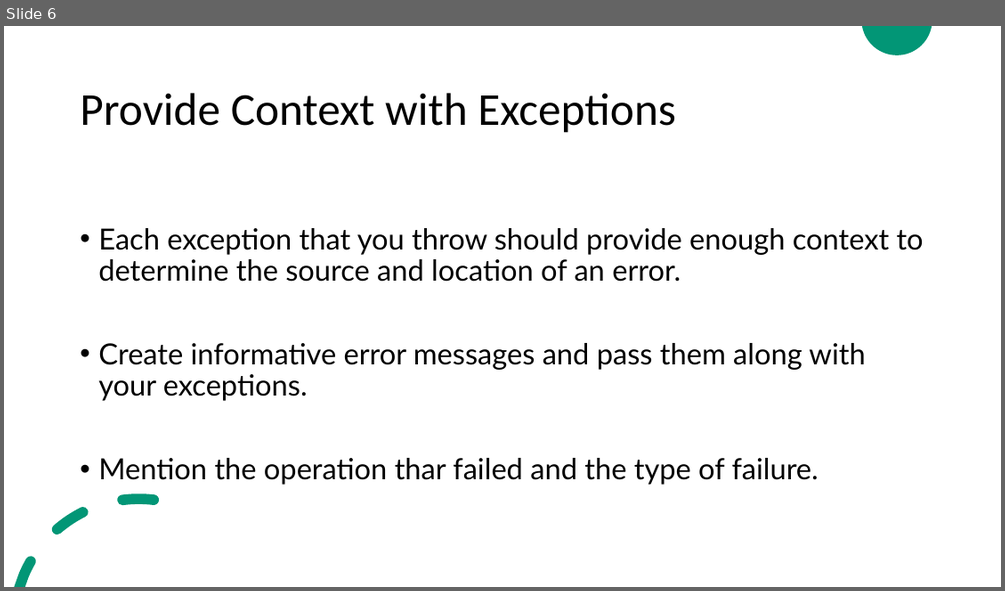
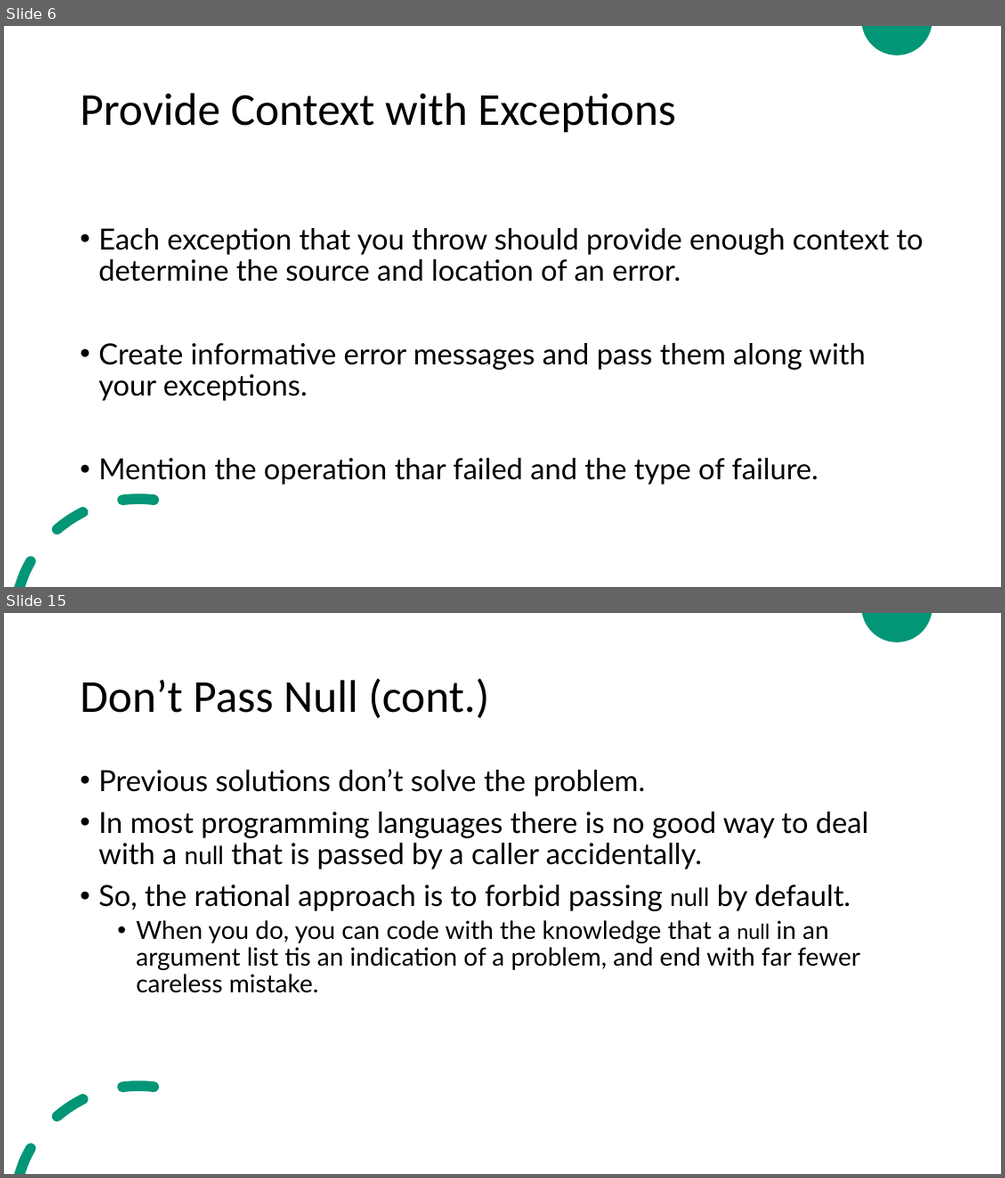
Before and after one commit to ZeinaZayed4/clean-code, a slide deck: Clean Code - Chapter 7.pptx. Shown one above the other, each under a label of ours: slide 6 before the commit, slides 6 and 15 after it; the slides between them are not shown. The pictures are 1005x591 and 1005x1178 pixels, drawn with LibreOffice and Linux fonts; fonts in the diff are those of the drawing. Boxes give left, top, right and bottom in pixels: in the first picture for what was removed or moved away, otherwise in the second. Text is boxed around its words. In the diff, an @@ line names an element or a change of style, - is before the commit and + after.

```diff
--- a/Clean Code - Chapter 7.pptx
+++ b/Clean Code - Chapter 7.pptx
@@ slide 15 added at (x1=4, y1=613, x2=1001, y2=1174), background #FFFFFF; not listed: 2 template elements that a slide beside it also shows @@
@@ title added at (x1=80, y1=678, x2=489, y2=718), 44 pt, text #000000 @@
+Don’t Pass Null (cont.)
@@ text added at (x1=98, y1=769, x2=868, y2=993), 28 pt, text #000000 @@
+• Previous solutions don’t solve the problem.
+• In most programming languages there is no good way to deal with a null that is passed by a caller accidentally.
+• So, the rational approach is to forbid passing null by default.
+  • When you do, you can code with the knowledge that a null in an argument list tis an indication of a problem, and end with far fewer careless mistake.
```
Also in this commit, not shown: 8 other slides added.
